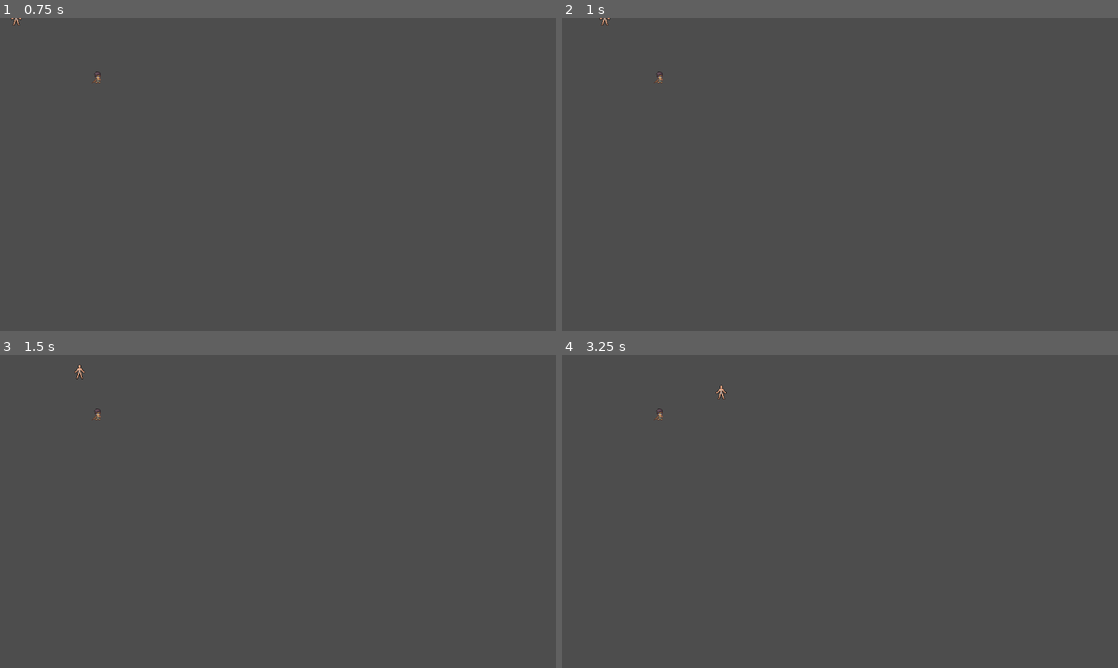
Above: before the commit, frames 1-4 (two rows, left to right).
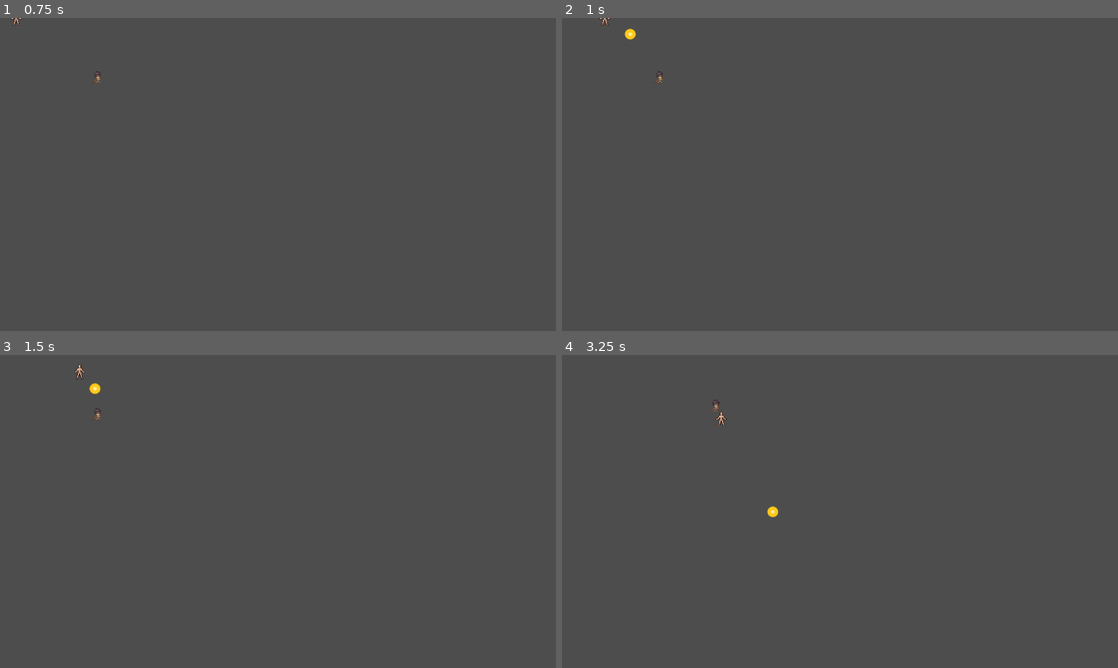
Above: after the commit, the same moments.

Repository: hoiton/gamedev
Game: Godot game, scene res://testing/sample_target.tscn
The game is run twice, just before and just after one commit, with the same random seed, the same clock (stepped at 60 frames per second) and the same inputs. Before the commit the project has no main scene; this scene is started directly in both runs.
Inputs (mouse positions are in pixels of both pictures, inside the frame that each line leads up to):
- Up to frame 1 (0.75 s): tap Enter at 0.5 s; move the mouse to (400, 158) at 0.52 s; hold D (move_right) from 0.53 s (still down); tap X (lure, bound only after the commit) at 0.6 s
- Up to frame 2 (1 s): keep holding D (move_right); tap Q (throw, bound only after the commit) at 0.8 s
- Up to frame 3 (1.5 s): move the mouse to (166, 527) at 1.27 s; release D (move_right) at 1.28 s; hold S (move_down) from 1.28 s (still down); tap Q (throw, bound only after the commit) at 1.35 s
- Up to frame 4 (3.25 s): tap X (lure, bound only after the commit) at 1.55, 2.1, 3.05 s; move the mouse to (895, 442) at 2.02 s; release S (move_down) at 2.03 s; hold D (move_right) 2.03-2.78 s; tap Q (throw, bound only after the commit) at 2.3, 2.85 s; move the mouse to (812, 574) at 2.77 s; hold W (move_up) from 2.78 s (still down)

Frame 1 is identical in both runs. In frame 2, less than 0.1% of the frame differs, in the area x 11-14%, y 3-7%; in frame 3, less than 0.1%; in frame 4, 0.2%, in the area x 16-39%, y 9-52%.

Commit message:
add basic lure and coin throw

Diff:
--- /dev/null
+++ b/src/environment/coin_throw.gd
@@ -0,0 +1,41 @@
+class_name CoinThrow
+extends Area2D
+
+@export var speed: float = 520.0
+@export var arrive_epsilon: float = 8.0
+@export var max_time: float = 2.0
+
+var _target: Vector2
+var _elapsed := 0.0
+
+const LureScene := preload("res://environment/lure.tscn")
+
+func launch(from: Vector2, to: Vector2) -> void:
+	# Make sure we ignore any parent transforms entirely
+	top_level = true
+	global_position = from
+	_target = to
+	set_process(true)
+
+func _process(delta: float) -> void:
+	_elapsed += delta
+	if _elapsed > max_time:
+		_land()
+		return
+
+	var to_target := _target - global_position
+	var dist := to_target.length()
+
+	if dist <= arrive_epsilon:
+		_land()
+		return
+
+	if dist > 0.0:
+		var dir := to_target / dist  # normalized
+		global_position += dir * speed * delta
+
+func _land() -> void:
+	var lure := LureScene.instantiate()
+	get_tree().current_scene.add_child(lure)
+	lure.global_position = global_position
+	queue_free()
--- /dev/null
+++ b/src/environment/coin_throw.tscn
@@ -0,0 +1,15 @@
+[gd_scene load_steps=4 format=3 uid="uid://d4ck4kmwh737m"]
+
+[ext_resource type="Script" uid="uid://cf4mun5igh864" path="res://environment/coin_throw.gd" id="1_xy11t"]
+[ext_resource type="Texture2D" uid="uid://dx6e0yv5osd1x" path="res://art/coin.png" id="2_eusqt"]
+
+[sub_resource type="CircleShape2D" id="CircleShape2D_eusqt"]
+
+[node name="CoinThrow" type="Area2D"]
+script = ExtResource("1_xy11t")
+
+[node name="Sprite2D" type="Sprite2D" parent="."]
+texture = ExtResource("2_eusqt")
+
+[node name="CollisionShape2D" type="CollisionShape2D" parent="."]
+shape = SubResource("CircleShape2D_eusqt")
--- /dev/null
+++ b/src/environment/lure.gd
@@ -0,0 +1,25 @@
+class_name Lure
+extends Area2D
+
+@export var attract_radius: float = 160.0
+@export var life_time: float = 6.0
+@export var inspect_time: float = 1.2
+@export var investigate_priority: int = 10  # higher = more attractive
+
+@onready var _life_timer: Timer = $LifeTimer
+
+func _ready() -> void:
+	add_to_group("lure")
+	_life_timer.wait_time = life_time
+	_life_timer.one_shot = true
+	_life_timer.start()
+	_life_timer.timeout.connect(queue_free)
+
+func get_glob_position() -> Vector2:
+	return global_position
+
+func get_inv_priority() -> int:
+	return investigate_priority
+
+func get_attract_radius() -> float:
+	return attract_radius
--- /dev/null
+++ b/src/environment/lure.tscn
@@ -0,0 +1,15 @@
+[gd_scene load_steps=3 format=3 uid="uid://cweref4s0wq58"]
+
+[ext_resource type="Script" uid="uid://ddpqdof46yplw" path="res://environment/lure.gd" id="1_xdks8"]
+
+[sub_resource type="CircleShape2D" id="CircleShape2D_xdks8"]
+
+[node name="Lure" type="Area2D"]
+script = ExtResource("1_xdks8")
+
+[node name="CollisionShape2D" type="CollisionShape2D" parent="."]
+shape = SubResource("CircleShape2D_xdks8")
+
+[node name="Sprite2D" type="Sprite2D" parent="."]
+
+[node name="LifeTimer" type="Timer" parent="."]
--- a/src/player/player.gd
+++ b/src/player/player.gd
@@ -1,5 +1,13 @@
 extends CharacterBody2D
 
+const LureScene := preload("res://environment/lure.tscn")
+const CoinThrowScene := preload("res://environment/coin_throw.tscn")
+
+@export var coin_max_range: float = 300.0
+@export var coin_collision_mask: int = 1  # set to the same as your walls/level
+@export var lure_throw_speed: float = 420.0
+@export var lure_cooldown: float = 1.0
+var _lure_cd_timer := 0.0
 @export var max_speed: float = 220.0
 @export var accel: float = 2000.0
 @export var friction: float = 2600.0
@@ -36,6 +44,19 @@
 		var s = get_node("Sprite")
 		if s is AnimatedSprite2D:
 			_update_anim(s, input_vec)
+
+	if _lure_cd_timer > 0.0:
+		_lure_cd_timer = max(0.0, _lure_cd_timer - delta)
+
+	# throw lure input (use whichever input you chose)
+	if Input.is_action_just_pressed("lure") and _lure_cd_timer <= 0.0:
+		_throw_lure()
+		_lure_cd_timer = lure_cooldown
+
+	if Input.is_action_just_pressed("throw"):
+		var mouse_pos := get_global_mouse_position()
+		var land := _compute_coin_target(mouse_pos)
+		_throw_coin(land)
 
 func _update_anim(anim: AnimatedSprite2D, dir: Vector2) -> void:
 	# Expect animations named: idle, walk_up, walk_down, walk_side
@@ -77,3 +98,50 @@
 			closest = e
 	if closest and closest.has_method("die"):
 		closest.die()
+
+func _throw_lure() -> void:
+	var lure = LureScene.instantiate()
+	# spawn in the current scene root or a specific "entities" node
+	get_tree().current_scene.add_child(lure)
+	# throw in the aim direction based on mouse or facing
+	var aim_dir := (get_global_mouse_position() - global_position).normalized()
+	if aim_dir == Vector2.ZERO:
+		aim_dir = Vector2(1, 0)
+	# spawn a little in front of the player
+	lure.global_position = global_position + aim_dir * 12
+	# optional: give it an initial motion (we don't have a RigidBody here; simulate a toss)
+	# perform a short arc tween so it lands a bit further:
+	var land_pos = global_position + aim_dir * 42
+	lure.global_position = global_position + aim_dir * 12
+	# simple immediate set (if you want an arc, add a Tween)
+	lure.global_position = land_pos
+	# optionally play throw sound / animation
+
+func _compute_coin_target(click_pos: Vector2) -> Vector2:
+	var origin := global_position
+	var to := click_pos
+	var dir := (to - origin)
+	var dist := dir.length()
+	if dist < 1.0:
+		return origin
+	dir = dir.normalized()
+
+	# clamp to max range
+	var wanted_end: Vector2 = origin + dir * min(dist, coin_max_range)
+
+	# raycast to respect walls/obstacles
+	var space := get_world_2d().direct_space_state
+	var query := PhysicsRayQueryParameters2D.create(origin, wanted_end)
+	query.collision_mask = coin_collision_mask
+	var hit := space.intersect_ray(query)
+
+	if hit and hit.has("position"):
+		# land just before the wall
+		return hit.position - dir * 8.0
+	else:
+		return wanted_end
+
+func _throw_coin(target_pos: Vector2) -> void:
+	var coin := CoinThrowScene.instantiate()
+	get_tree().current_scene.add_child(coin)  # add to root, not under Player
+	coin.launch(global_position, target_pos)
--- a/src/project.godot
+++ b/src/project.godot
@@ -11,6 +11,7 @@
 [application]
 
 config/name="gamedev"
+run/main_scene="uid://bd0i0dpcrfguu"
 config/features=PackedStringArray("4.5", "Forward Plus")
 config/icon="res://icon.svg"
 
@@ -53,3 +54,18 @@
 "events": [Object(InputEventKey,"resource_local_to_scene":false,"resource_name":"","device":-1,"window_id":0,"alt_press …(192 unchanged characters)…
 ]
 }
+interact={
+"deadzone": 0.2,
+"events": [Object(InputEventKey,"resource_local_to_scene":false,"resource_name":"","device":-1,"window_id":0,"alt_pressed":false,"shift_pressed":false,"ctrl_pressed":false,"meta_pressed":false,"pressed":false,"keycode":0,"physical_keycode":70,"key_label":0,"unicode":102,"location":0,"echo":false,"script":null)
+]
+}
+throw={
+"deadzone": 0.2,
+"events": [Object(InputEventKey,"resource_local_to_scene":false,"resource_name":"","device":-1,"window_id":0,"alt_pressed":false,"shift_pressed":false,"ctrl_pressed":false,"meta_pressed":false,"pressed":false,"keycode":0,"physical_keycode":81,"key_label":0,"unicode":113,"location":0,"echo":false,"script":null)
+]
+}
+lure={
+"deadzone": 0.2,
+"events": [Object(InputEventKey,"resource_local_to_scene":false,"resource_name":"","device":-1,"window_id":0,"alt_pressed":false,"shift_pressed":false,"ctrl_pressed":false,"meta_pressed":false,"pressed":false,"keycode":0,"physical_keycode":88,"key_label":0,"unicode":120,"location":0,"echo":false,"script":null)
+]
+}
--- a/src/target/target.gd
+++ b/src/target/target.gd
@@ -1,17 +1,107 @@
 extends CharacterBody2D
 
-@export var patrol_speed: float = 60.0
+@export var patrol_speed := 60.0
+@export var chase_speed := 120.0
+@export var lure_speed := 80.0
+@export var lure_check_interval := 0.25
+@export var lure_accept_distance := 12.0 # distance to "inspect" lure
+
 var _alive := true
+var _state : String = "idle"
+var _player: Node2D = null
+
+# Lure handling
+var _lure_check_timer := 0.0
+var _current_lure: Node = null
+var _previous_state: String = "idle"
+var _inspect_timer := 0.0
 
 func _ready() -> void:
 	add_to_group("enemy")
+	# existing vision connections if present ...
 
 func _physics_process(delta: float) -> void:
-	if not _alive:
+	if not _alive: return
+
+	# periodic lure scanning
+	_lure_check_timer -= delta
+	if _lure_check_timer <= 0.0:
+		_lure_check_timer = lure_check_interval
+		_scan_for_lures()
+
+	match _state:
+		"idle":
+			velocity = Vector2.ZERO
+		"patrol":
+			# your patrol logic here
+			pass
+		"chase":
+			if is_instance_valid(_player):
+				var dir := (_player.global_position - global_position).normalized()
+				velocity = dir * chase_speed
+			else:
+				_state = "idle"
+		"lured":
+			_process_lured_state(delta)
+		"search":
+			velocity = Vector2.ZERO
+
+	move_and_slide()
+
+func _scan_for_lures() -> void:
+	# If already lured by something valid, keep it
+	if is_instance_valid(_current_lure):
 		return
-	# (Optional) dumb idle/patrol placeholder so it moves a bit:
-	velocity = Vector2.ZERO
-	move_and_slide()
+
+	# find nearest lure in group "lure" or by checking nodes in tree
+	var best_lure : Lure = null
+	var best_score := -INF
+	for lure in get_tree().get_nodes_in_group("lure"):
+		if not is_instance_valid(lure):
+			continue
+		var dist = global_position.distance_to(lure.global_position)
+		if dist <= lure.get_attract_radius():
+			# scoring: prefer higher priority and closer
+			var score = float(lure.get_priority()) - dist * 0.01
+			if score > best_score:
+				best_score = score
+				best_lure = lure
+
+	# if we found a lure, attract
+	if best_lure:
+		_current_lure = best_lure
+		_previous_state = _state
+		_state = "lured"
+		_inspect_timer = 0.0
+		# optional: play interest animation/sound
+
+func _process_lured_state(delta: float) -> void:
+	if not is_instance_valid(_current_lure):
+		# lure gone — return to previous behavior
+		_current_lure = null
+		_state = _previous_state
+		return
+
+	var target_pos = _current_lure.get_position()
+	var dir = (target_pos - global_position)
+	var dist = dir.length()
+	if dist > 0.0:
+		velocity = dir.normalized() * lure_speed
+	else:
+		velocity = Vector2.ZERO
+
+	# arrived?
+	if dist <= lure_accept_distance:
+		# "inspect" the lure for some seconds, then consume it (or ignore)
+		_inspect_timer += delta
+		velocity = Vector2.ZERO
+		if _inspect_timer >= _current_lure.inspect_time:
+			# consume / remove lure (optional chance)
+			if is_instance_valid(_current_lure):
+				_current_lure.queue_free()
+			_current_lure = null
+			_state = _previous_state
+			# optional: reward or animation
 
 func die() -> void:
 	if not _alive:
Binary file added: src/art/coin.png
Not shown, added: src/art/coin.png.import
Not shown, added: src/environment/coin_throw.gd.uid
Not shown, added: src/environment/lure.gd.uid
